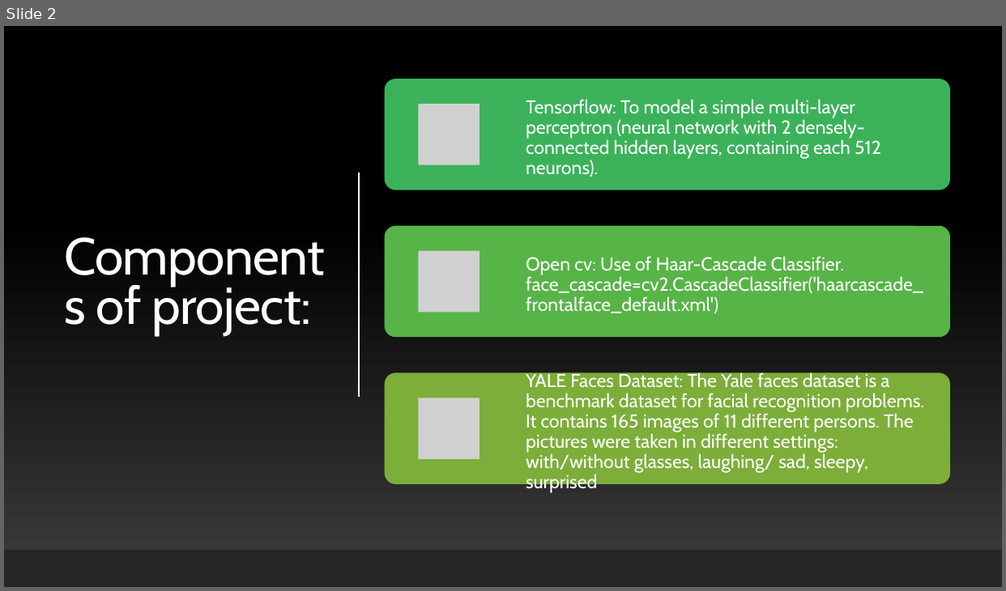
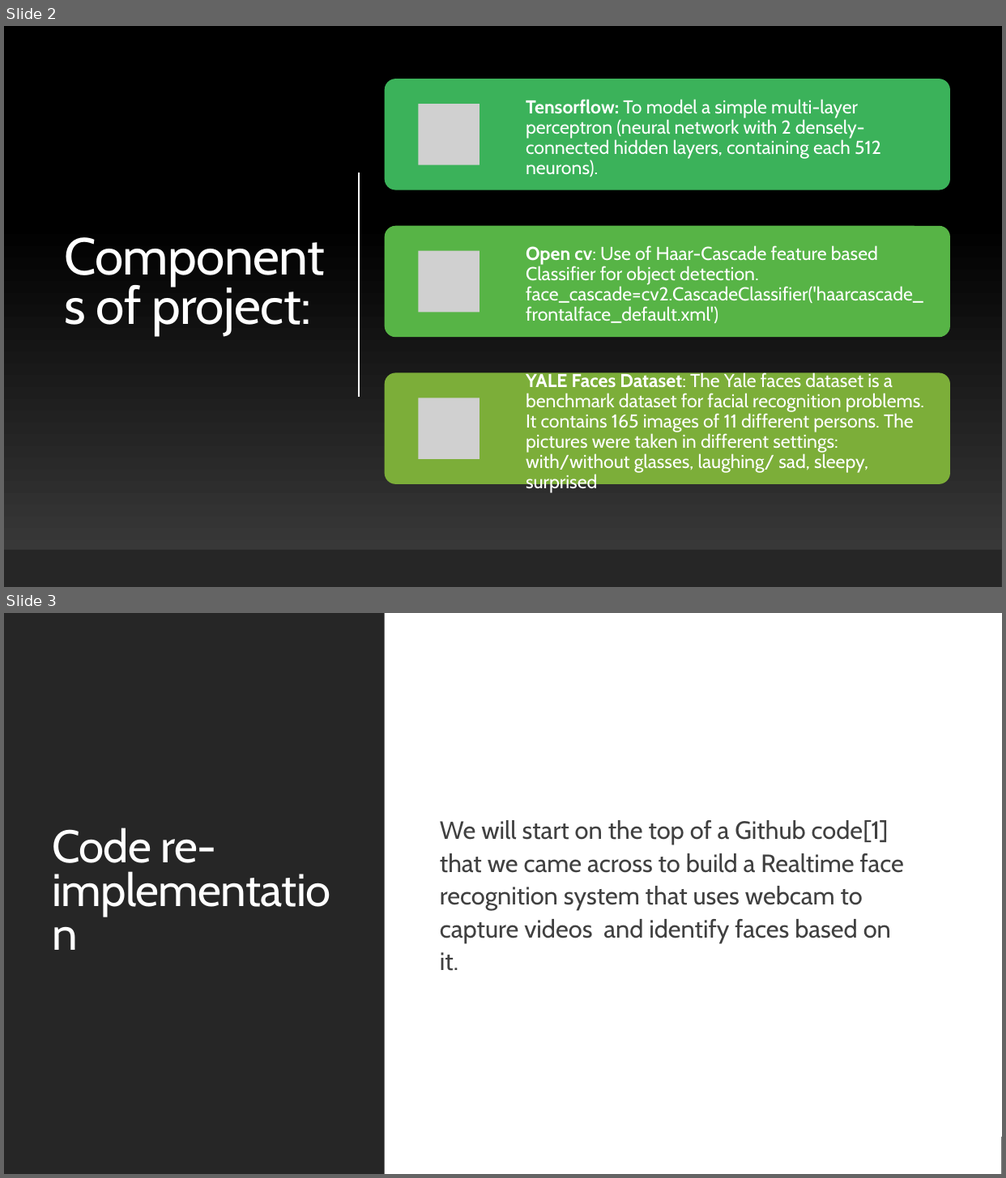
Before and after one commit to AmulNeupane/Face-Recognition-using-YALE-dataset, a slide deck: Face recognition on YALE faces dataset using Tensorflow.pptx. Shown one above the other, each under a label of ours: slide 2 before the commit, slides 2 and 3 after it. The pictures are 1006x591 and 1006x1178 pixels, drawn with LibreOffice and Linux fonts; fonts in the diff are those of the drawing; grey boxes stand for pictures. Boxes give left, top, right and bottom in pixels: in the first picture for what was removed or moved away, otherwise in the second. Text is boxed around its words. In the diff, an @@ line names an element or a change of style, - is before the commit and + after.

```diff
--- a/Face recognition on YALE faces dataset using Tensorflow.pptx
+++ b/Face recognition on YALE faces dataset using Tensorflow.pptx
@@ slide 3 added at <box>4,613,1002,1174</box>, background #FFFFFF @@
@@ rectangle added at <box>4,613,1002,1174</box>, fill #FFFFFF @@
@@ rectangle added at <box>4,613,385,1174</box>, fill #262626 @@
@@ title added at <box>52,828,217,873</box>, 44 pt, text #FFFFFF @@
+Code re-implementation
@@ text added at <box>440,820,904,971</box>, 24 pt, text #404040 @@
+  We will start on the top of a Github code[1] that we came across to build a Realtime face recognition system that uses webcam to capture videos and identify faces based on it.
@@ rectangle added at <box>4,1137,1002,1174</box>, fill #262626 @@
@@ slide 2 changed as well @@
@@ text "Tensorflow: To model a simple ..." at <box>526,99,881,177</box>: bold on in "Tensorflow:" @@
@@ text at <box>526,246,923,323</box>: text changed @@
-Open cv: Use of Haar-Cascade Classifier. face_cascade=cv2.CascadeClassifier('haarcascade_frontalface_default.xml')
+Open cv: Use of Haar-Cascade feature based Classifier for object detection. face_cascade=cv2.CascadeClassifier('haarcascade_frontalface_default.xml')
@@ text "YALE Faces Dataset: The Yale ..." at <box>526,371,924,493</box>: bold on in "YALE Faces Dataset:" @@
```
Also in this commit, not shown: 2 other slides changed, 1 other slide added.
